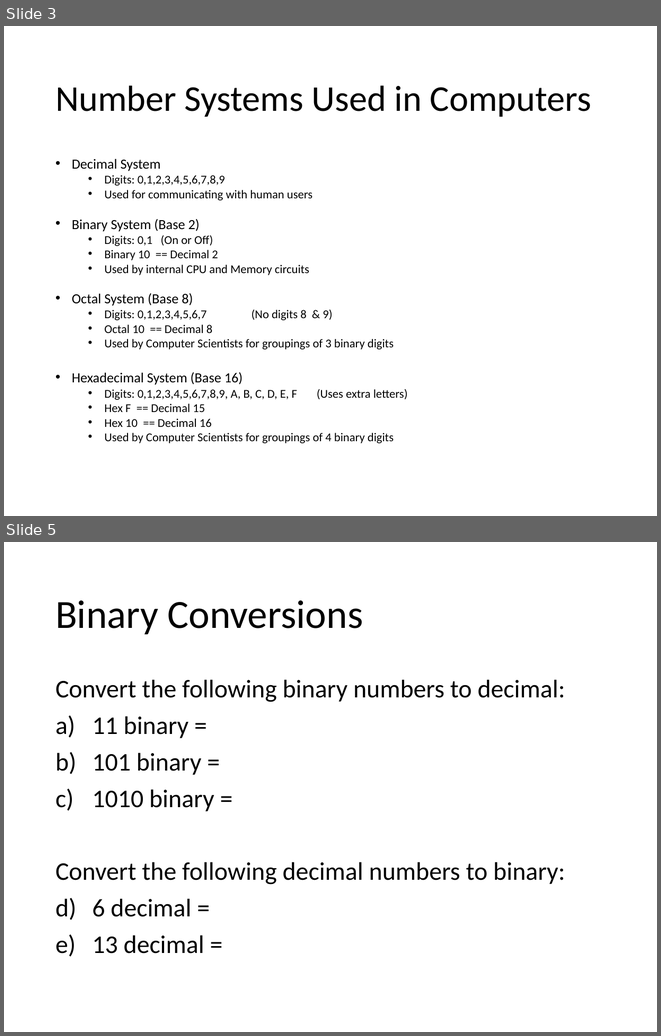
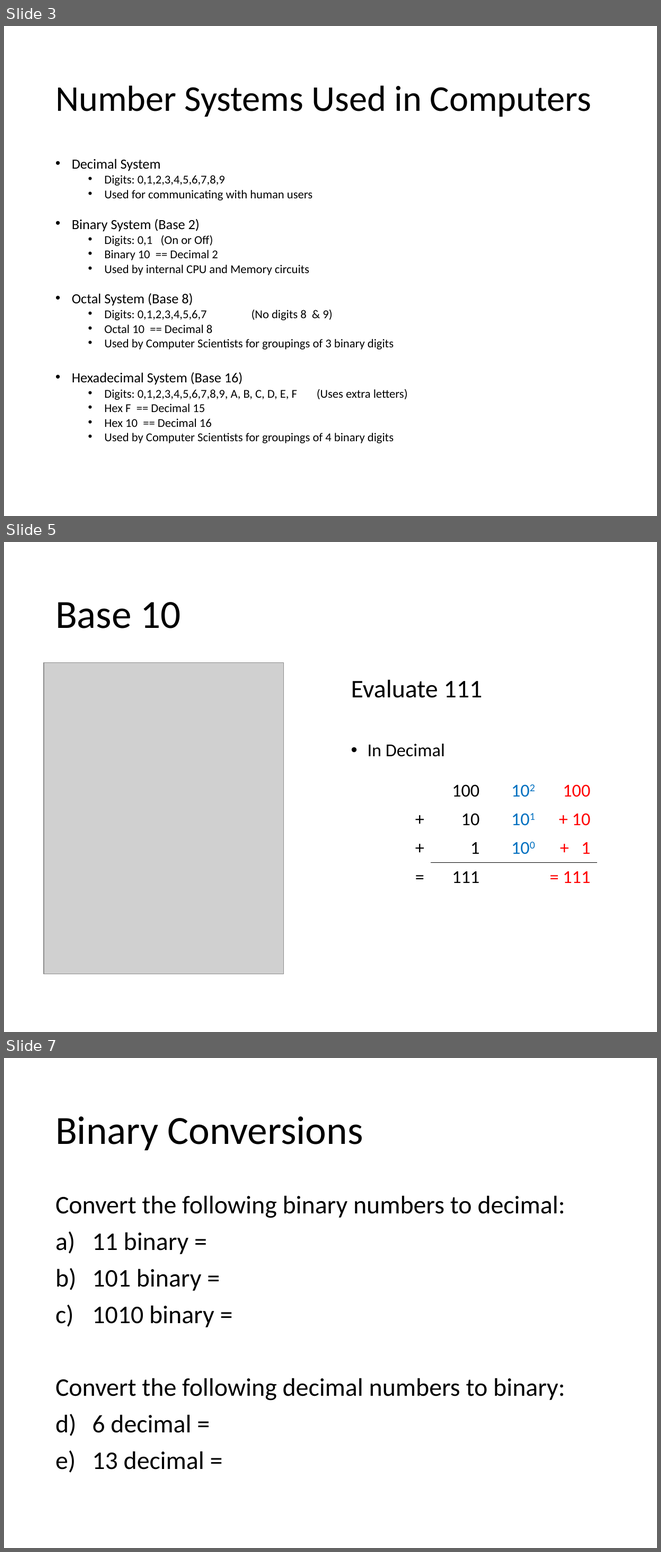
Before and after one commit to Greg5519/Old3C, a slide deck: Topic A Computer Concepts/BinaryNumbers.pptx. Shown one above the other, each under a label of ours: slides 3 and 5 before the commit, slides 3, 5 and 7 after it; the slides between them are not shown. The pictures are 661x1036 and 661x1552 pixels, drawn with LibreOffice and Linux fonts; fonts in the diff are those of the drawing; grey boxes stand for pictures. Boxes give left, top, right and bottom in pixels: in the first picture for what was removed or moved away, otherwise in the second. Text is boxed around its words. In the diff, an @@ line names an element or a change of style, - is before the commit and + after.

```diff
--- a/Topic A Computer Concepts/BinaryNumbers.pptx
+++ b/Topic A Computer Concepts/BinaryNumbers.pptx
@@ slide 5 added at bbox=[4, 542, 657, 1032], background #FFFFFF @@
@@ title added at bbox=[55, 602, 181, 628], 44 pt, text #000000 @@
+Base 10
@@ picture added at bbox=[44, 663, 283, 973] @@
@@ text added at bbox=[351, 679, 483, 757], 28 pt, text #000000 @@
+Evaluate 111
+• In Decimal
@@ table added at bbox=[399, 776, 597, 889], 4 rows, 4 columns @@
+ | 100 | 102 | 100
++ | 10 | 101 | + 10
++ | 1 | 100 | + 1
+= | 111 |  | = 111
@@ what was slide 5 is now slide 7 @@
```
Also in this commit, not shown: 4 slides changed, 4 other slides added, 2 slides removed, 2 other files.
